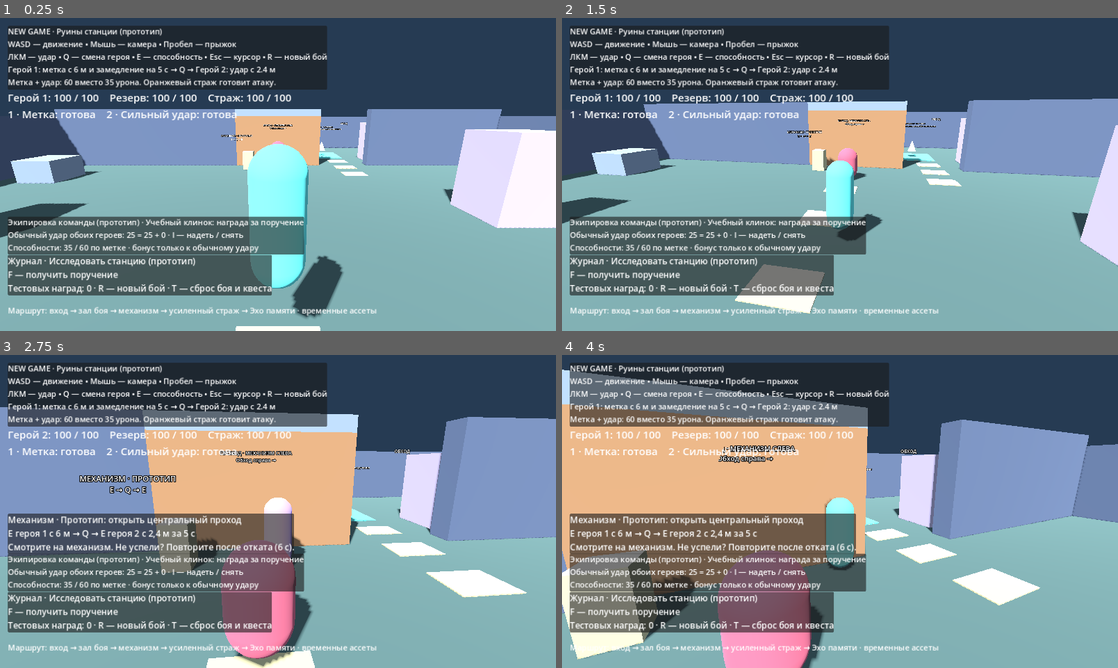
Above: before the commit, frames 1-4 (two rows, left to right).
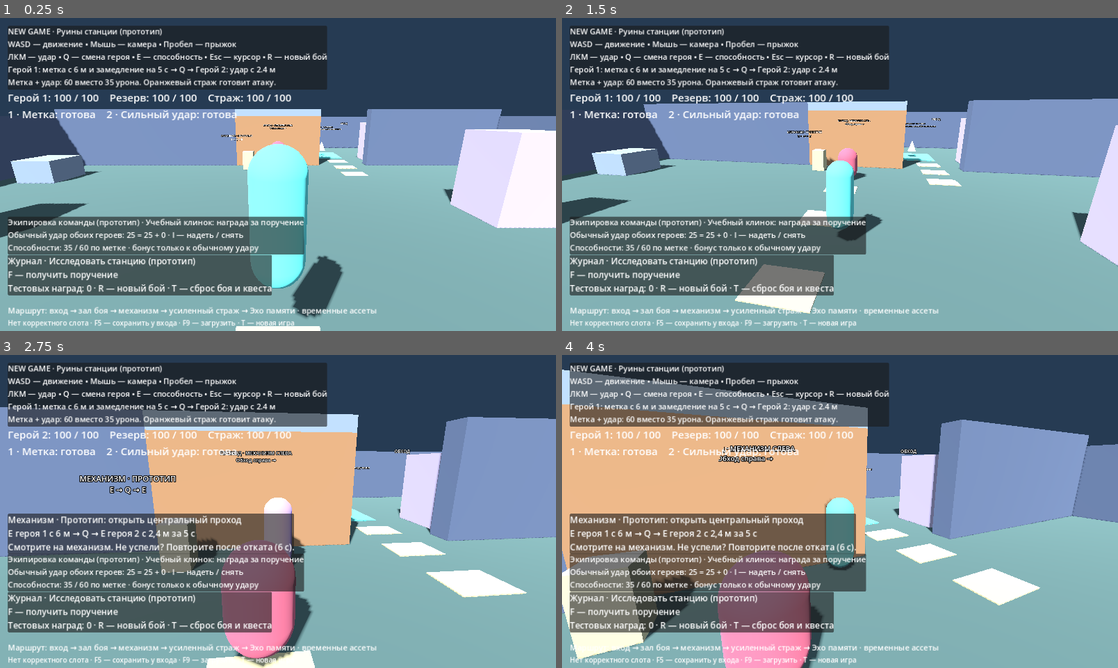
Above: after the commit, the same moments.

Repository: Yola1147/New-game
Game: Godot game, scene res://scenes/main.tscn
Same seed, same stepped clock (60 frames per second), same inputs: the game is played once before the commit and once after it.
Inputs (mouse positions are in pixels of both pictures, inside the frame that each line leads up to):
- Up to frame 1 (0.25 s): no input
- Up to frame 2 (1.5 s): tap Enter (dialogue_next) at 0.5 s; move the mouse to (867, 174) at 0.52 s; press the mouse at (867, 174) at 0.53 s; hold W (move_forward) from 0.53 s (still down); tap Space (jump) at 0.77 s; tap Q (switch_character) at 0.8, 1.35 s; move the mouse to (812, 174) at 1.27 s; release the mouse at (812, 174) at 1.28 s
- Up to frame 3 (2.75 s): keep holding W (move_forward); tap Space (jump) at 1.52 s; click (250, 511) at 1.55 s; move the mouse to (289, 505) at 2.02 s; hold E (ability) from 2.03 s (still down); click (289, 505) at 2.17 s; tap Q (switch_character) at 2.3 s
- Up to frame 4 (4 s): keep holding W (move_forward); move the mouse to (834, 517) at 2.77 s; release E (ability) at 2.78 s; click (834, 517) at 2.85 s; tap Space (jump) at 3.02, 3.77 s; move the mouse to (878, 514) at 3.52 s; hold Enter (dialogue_next) from 3.53 s (still down); click (878, 514) at 3.67 s; tap Q (switch_character) at 3.8 s

The runs differ from the first frame. In frame 1, 0.5% of the frame differs, in the area x 1-53%, y 96-100%; in frame 2, 0.5%; in frame 3, 0.4%; in frame 4, 0.5%.

Commit message:
Add validated prologue checkpoint saves, loading and new game for issue 14

Diff:
--- a/scripts/main.gd
+++ b/scripts/main.gd
@@ -4,6 +4,11 @@
 const Enemy = preload("res://scripts/enemy.gd")
 const Dialogue = preload("res://scripts/dialogue.gd")
 const Quest = preload("res://scripts/quest.gd")
+const SaveGame = preload("res://scripts/save_game.gd")
+# Script-driven regressions opt in explicitly and use their own slot.
+var persistence_enabled := not "--script" in OS.get_cmdline_args()
+var save_path := SaveGame.PATH
+var save_status: Label
 const STATION_POINT := Vector3(4, 0, -10)
 var puzzle: Node3D
 var quest := Quest.new()
@@ -91,6 +96,13 @@
 	add_child(memory_echo)
 	quest.changed.connect(update_journal)
 	update_status()
+	save_status = Label.new()
+	save_status.position = Vector2(18, 690)
+	save_status.add_theme_font_size_override("font_size", 16)
+	hud.add_child(save_status)
+	save_status.text = "F5 — сохранить у входа · F9 — загрузить · T — новая игра (удалить слот)"
+	if persistence_enabled:
+		load_checkpoint()
 
 func configure_input() -> void:
 	if not InputMap.has_action("toggle_equipment"):
@@ -116,6 +128,13 @@
 		return
 	if event.is_echo():
 		return
+	if event is InputEventKey and event.pressed and event.physical_keycode in [KEY_F5, KEY_F9]:
+		if event.physical_keycode == KEY_F5:
+			save_checkpoint()
+		else:
+			load_checkpoint()
+		get_viewport().set_input_as_handled()
+		return
 	if event.is_action_pressed("toggle_equipment"):
 		player.toggle_equipment()
 		update_status()
@@ -187,10 +206,72 @@
 func restart_quest() -> void:
 	if dialogue.active:
 		return
+	if persistence_enabled and not SaveGame.clear_slot(save_path):
+		save_status.text = "Не удалось удалить сохранение. Новая игра отменена."
+		return
 	dialogue.assignment_accepted = false
 	quest.reset()
 	puzzle.reset_puzzle()
 	restart_battle()
+	if is_instance_valid(save_status):
+		save_status.text = "Новая игра · слот очищен · F5 — сохранить у входа · F9 — загрузить"
+
+func checkpoint_data() -> Dictionary:
+	advance_prologue()
+	return {"version": SaveGame.VERSION, "active": player.active_character,
+		"hp": player.health, "reserve_hp": player.reserve_health,
+		"stage": quest.stage, "rewards": quest.rewards,
+		"guard": enemy.health <= 0, "door": puzzle.opened,
+		"final_guard": route_cleared(), "owned": player.blade_owned,
+		"equipped": player.blade_equipped}
+
+func save_checkpoint() -> bool:
+	if dialogue.active or player.health <= 0 or player.attack_time > 0 or player.global_position.distance_to(Vector3(0, 0, 8)) > 3:
+		save_status.text = "Сохранение: вернитесь живым героем ко входу (0, 8), вне атаки."
+		return false
+	# A pursuing guard must not turn the entrance into a combat save point.
+	for guard in get_tree().get_nodes_in_group("enemies"):
+		if guard.health > 0 and guard.global_position.distance_to(player.global_position) < 11.5:
+			save_status.text = "Сохранение недоступно: рядом страж. R возвращает бой к началу."
+			return false
+	var saved := SaveGame.write_slot(checkpoint_data(), save_path)
+	save_status.text = "Сохранено · F9 — загрузить · T — новая игра" if saved else "Ошибка записи: прежний слот сохранён."
+	return saved
+
+func load_checkpoint() -> bool:
+	if dialogue.active:
+		return false
+	var data := SaveGame.read_slot(save_path)
+	if data.is_empty():
+		save_status.text = "Нет корректного слота · F5 — сохранить у входа · F9 — загрузить · T — новая игра"
+		return false
+	# Validate everything before changing the live scene. Never replay reward signals.
+	memory_echo.stop()
+	quest.stage = Quest.Stage.NOT_STARTED
+	quest.rewards = 0
+	puzzle.reset_puzzle()
+	restart_battle()
+	puzzle.opened = data.door
+	puzzle.set_gate_open(puzzle.opened)
+	puzzle.update_hint()
+	if data.guard:
+		enemy.take_damage(enemy.max_health)
+	advance_prologue()
+	if data.final_guard:
+		final_enemy.take_damage(final_enemy.max_health)
+	player.active_character = int(data.active)
+	player.health = int(data.hp)
+	player.reserve_health = int(data.reserve_hp)
+	player.body_material.albedo_color = Color("67d9cf") if player.active_character == 0 else Color("b99aea")
+	player.blade_owned = data.owned
+	player.blade_equipped = data.equipped
+	quest.stage = int(data.stage)
+	quest.rewards = int(data.rewards)
+	dialogue.assignment_accepted = quest.stage != Quest.Stage.NOT_STARTED
+	advance_prologue()
+	update_journal()
+	save_status.text = "Загружено у входа · F5 — сохранить · T — новая игра"
+	return true
 
 func ability_status(index: int) -> String:
 	var hp: int = player.health if index == player.active_character else player.reserve_health
--- /dev/null
+++ b/scripts/save_game.gd
@@ -0,0 +1,57 @@
+extends RefCounted
+
+# Prototype single checkpoint slot; never deserialize executable objects.
+const PATH := "user://prologue.json"
+const VERSION := 1
+
+static func valid(data: Variant) -> bool:
+	if not data is Dictionary or data.get("version") != VERSION:
+		return false
+	for field in ["active", "hp", "reserve_hp", "stage", "rewards"]:
+		var value: Variant = data.get(field)
+		if not (value is int or value is float) or not is_finite(float(value)) or float(value) != floor(float(value)):
+			return false
+	if not int(data.active) in [0, 1] or data.hp < 0 or data.hp > 100 or data.reserve_hp < 0 or data.reserve_hp > 100 or data.hp + data.reserve_hp <= 0:
+		return false
+	if data.stage < 0 or data.stage > 5 or not int(data.rewards) in [0, 1]:
+		return false
+	for field in ["guard", "door", "final_guard", "owned", "equipped"]:
+		if not data.get(field) is bool:
+			return false
+	if data.final_guard and not (data.guard and data.door):
+		return false
+	# Completed quests can coexist with replayed battles (R).
+	if (data.stage == 5) != (data.rewards == 1) or data.owned != (data.rewards == 1) or (data.equipped and not data.owned):
+		return false
+	return true
+
+static func read_slot(path: String = PATH) -> Dictionary:
+	if not FileAccess.file_exists(path):
+		return {}
+	var file := FileAccess.open(path, FileAccess.READ)
+	if file == null or file.get_length() > 8192:
+		return {}
+	var json := JSON.new()
+	if json.parse(file.get_as_text()) != OK or not valid(json.data):
+		return {}
+	return json.data
+
+static func write_slot(data: Dictionary, path: String = PATH) -> bool:
+	if not valid(data):
+		return false
+	var temporary := path + ".tmp"
+	var file := FileAccess.open(temporary, FileAccess.WRITE)
+	if file == null:
+		return false
+	file.store_string(JSON.stringify(data))
+	file.flush()
+	var result := file.get_error()
+	file.close()
+	if result != OK:
+		return false
+	return DirAccess.rename_absolute(temporary, path) == OK
+
+static func clear_slot(path: String = PATH) -> bool:
+	if not FileAccess.file_exists(path):
+		return true
+	return DirAccess.remove_absolute(path) == OK
--- /dev/null
+++ b/tests/save_load.gd
@@ -0,0 +1,117 @@
+extends "res://tests/quest.gd"
+
+const Store = preload("res://scripts/save_game.gd")
+const SLOT := "user://regression-issue14.json"
+
+func fresh() -> Node3D:
+	var world = load("res://scenes/main.tscn").instantiate()
+	world.save_path = SLOT
+	world.persistence_enabled = "--read" in OS.get_cmdline_user_args()
+	root.add_child(world)
+	world.player.input_enabled = false
+	return world
+
+func run() -> void:
+	var mode := OS.get_cmdline_user_args()
+	var world := fresh()
+	if "--read" in mode:
+		check(world.save_status.text.begins_with("Загружено"), "Separate process automatically loads checkpoint at startup")
+		check(world.player.health == 63 and world.player.reserve_health == 0 and world.player.active_character == 1, "HP, dead reserve and active hero survive process restart")
+		check(world.quest.rewards == 1 and not world.player.blade_equipped and world.route_cleared(), "Progress and unequipped reward survive process restart")
+		world.persistence_enabled = true
+		key(KEY_T)
+		check(not FileAccess.file_exists(SLOT), "New game deletes disk slot")
+		print("SAVE RESTART RESULT: ", failures, " failures")
+		quit(1 if failures else 0)
+		return
+	Store.clear_slot(SLOT)
+	check(not world.load_checkpoint(), "Missing save is harmless")
+	for content in ["broken json", "[]", "{}", "null", '{"version":99}']:
+		var file := FileAccess.open(SLOT, FileAccess.WRITE)
+		file.store_string(content)
+		file.close()
+		check(not world.load_checkpoint() and world.player.health == 100, "Malformed save leaves live state unchanged")
+	world.quest.accept()
+	world.player.health = 72
+	world.player.reserve_health = 41
+	key(KEY_F5)
+	check(not Store.read_slot(SLOT).is_empty(), "F5 saves at entrance")
+	world.player.position = world.STATION_POINT
+	check(not world.save_checkpoint(), "Cannot save outside checkpoint")
+	check(Store.read_slot(SLOT).hp == 72, "Rejected save preserves previous slot")
+	key(KEY_F9)
+	check(world.player.health == 72 and world.player.reserve_health == 41, "F9 restores independent HP")
+	world.enemy.position = world.player.position + Vector3(0, 0, -3)
+	check(not world.save_checkpoint(), "Cannot save while enemy approaches entrance")
+	world.enemy.reset_combat()
+	world.dialogue.begin()
+	check(not world.save_checkpoint() and not world.load_checkpoint(), "Dialogue blocks disk operations")
+	world.dialogue.finish()
+	# Check every reachable route boundary, including early door/kill before acceptance.
+	for scenario in range(5):
+		world.restart_quest()
+		if scenario > 0:
+			world.quest.accept()
+		if scenario in [0, 2, 3, 4]:
+			world.puzzle.activate(0)
+			world.puzzle.activate(1)
+		if scenario >= 2:
+			world.enemy.take_damage(100)
+			world.advance_prologue()
+		if scenario >= 3:
+			world.final_enemy.take_damage(175)
+			world.advance_prologue()
+		if scenario == 4:
+			world.player.position = world.STATION_POINT
+			world.inspect_memory()
+		world.player.respawn()
+		var expected: Dictionary = world.checkpoint_data()
+		check(world.save_checkpoint(), "Save route boundary %d" % scenario)
+		world.queue_free()
+		await process_frame
+		world = fresh()
+		check(world.load_checkpoint(), "Load route boundary %d" % scenario)
+		check(world.checkpoint_data() == expected, "Restore route, quest, reward and item %d" % scenario)
+		world.quest.accept()
+		world.enemy.take_damage(100)
+		clear_final_guard(world)
+		world.player.position = world.STATION_POINT
+		for i in range(3):
+			world.inspect_memory()
+		check(world.quest.rewards == 1 and world.player.attack_damage() == 30, "Loaded route completes once without deadlock %d" % scenario)
+	world.player.health = 0
+	world.player.reserve_health = 63
+	world.player.switch_character()
+	world.player.blade_equipped = false
+	world.player.respawn()
+	check(world.save_checkpoint(), "Save living hero with dead reserve")
+	check(world.save_checkpoint(), "Replacing existing slot succeeds")
+	var good: Dictionary = world.checkpoint_data()
+	for field in good:
+		var bad := good.duplicate()
+		bad.erase(field)
+		check(not Store.valid(bad), "Missing required field rejected: " + field)
+	for change in [{"hp": -1}, {"hp": 101}, {"active": 2}, {"stage": 1.5}, {"rewards": 7}, {"owned": false}, {"door": false}, {"hp": 0, "reserve_hp": 0}]:
+		var bad := good.duplicate()
+		bad.merge(change, true)
+		check(not Store.valid(bad), "Invalid or inconsistent data rejected")
+		var file := FileAccess.open(SLOT, FileAccess.WRITE)
+		file.store_string(JSON.stringify(bad))
+		file.close()
+		check(not world.load_checkpoint() and world.checkpoint_data() == good, "Invalid disk state never partially applies")
+	check(world.save_checkpoint(), "Restore valid slot after corruption cases")
+	world.player.health = 0
+	check(not world.save_checkpoint(), "Dead active hero cannot save")
+	world.player.health = 63
+	if "--write" not in mode:
+		world.persistence_enabled = true
+		key(KEY_T)
+		check(not FileAccess.file_exists(SLOT) and world.quest.rewards == 0 and not world.player.blade_owned, "T clears progress and disk")
+		check(not world.load_checkpoint(), "Deleted save cannot restore previous progress")
+	if "--capture" in mode and DisplayServer.get_name() != "headless":
+		Input.mouse_mode = Input.MOUSE_MODE_VISIBLE
+		await process_frame
+		await RenderingServer.frame_post_draw
+		root.get_texture().get_image().save_png("res://.tools/issue14-checkpoint.png")
+	print("SAVE LOAD RESULT: ", failures, " failures")
+	quit(1 if failures else 0)
Not shown, added: scripts/save_game.gd.uid
Not shown, added: tests/save_load.gd.uid
Not shown, changed: GAME_DESIGN.md
Not shown, changed: PLAYTEST.md
Not shown, changed: ROADMAP.md
Not shown, changed: Run.ps1
